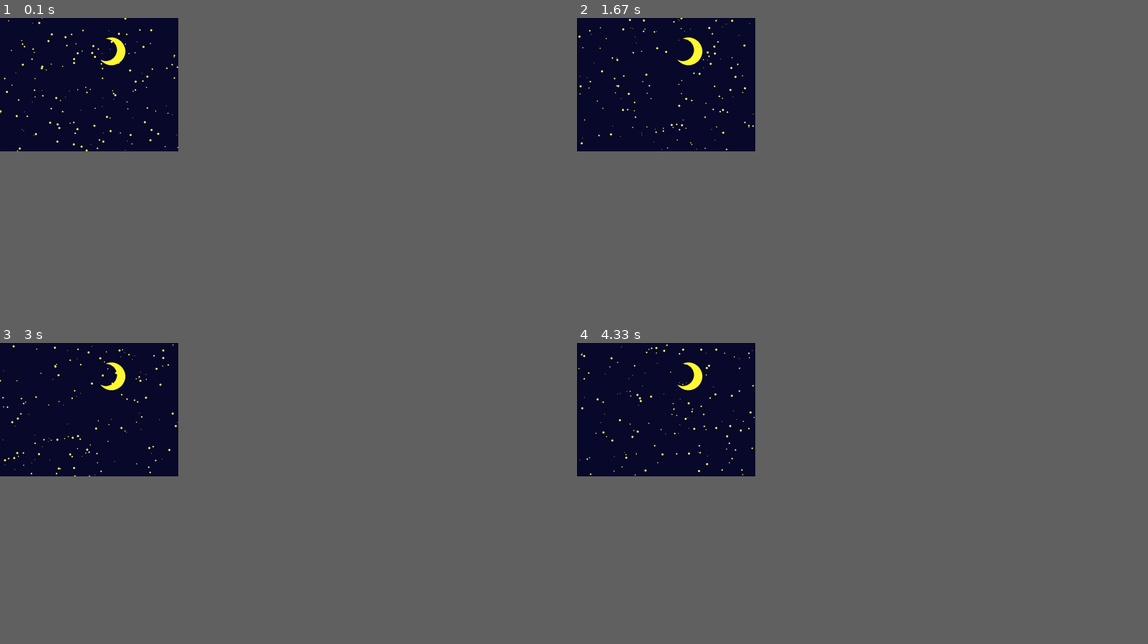
Above: before the commit, frames 1-4 (two rows, left to right).
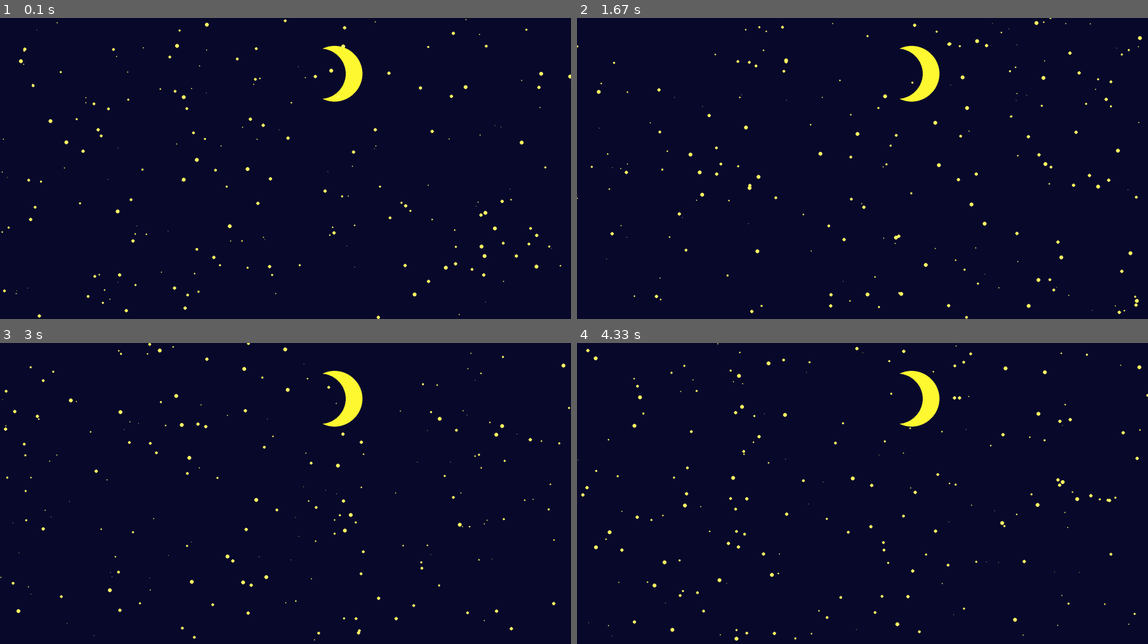
Above: after the commit, the same moments.

Repository: TeenAsher/pygame_study
Game: pygame game, started from study_3.py
The game is run twice, just before and just after one commit, with the same random seed, the same clock (stepped at 60 frames per second) and the same inputs.
Inputs (mouse positions are in pixels of both pictures, inside the frame that each line leads up to):
- Up to frame 1 (0.1 s): no input
- Up to frame 2 (1.67 s): click (862, 168) at 0.38 s; click (868, 189) at 0.78 s; click (685, 123) at 1.2 s; move the mouse to (1073, 273) at 1.5 s
- Up to frame 3 (3 s): click (496, 598) at 1.7 s; click (296, 391) at 2.27 s; move the mouse to (256, 571) at 2.63 s; click (256, 571) at 2.9 s
- Up to frame 4 (4.33 s): move the mouse to (845, 442) at 3.3 s; click (845, 442) at 3.6 s; move the mouse to (782, 430) at 4.03 s
In our replay, the window is 281x210 before the commit and 900x474 after it. These sizes can differ from the game's own. Grey fills any space a smaller window leaves; there, only what the larger window draws over its background counts as a difference.

The runs differ from the first frame. In frame 1, 1.8% of the frame differs, in the area x 0-100%, y 0-100%; in frame 2, 1.8%, in the area x 0-99%, y 0-100%; in frame 3, 1.7%; in frame 4, 1.8%.

Commit message:
study_3 file 6th commit

Diff:
--- a/study_3.py
+++ b/study_3.py
@@ -9,7 +9,7 @@
 
 pygame.init()
 
-screen = pygame.display.set_mode((640, 480), FULLSCREEN, 32)
+screen = pygame.display.set_mode((2048, 1080), FULLSCREEN, 32)
 
 while True:
 
@@ -24,13 +24,13 @@
                 sys.exit()
 
         screen.fill((10, 10, 45))
-        pygame.draw.circle(screen, (255, 250, 50), (400, 120), 50)
-        pygame.draw.circle(screen, (10, 10, 45), (380, 115), 40)
+        pygame.draw.circle(screen, (255, 250, 50), (1200, 200), 100)
+        pygame.draw.circle(screen, (10, 10, 45), (1150, 200), 90)
 
-        for i in range(150):
-            x = random.randint(0, 640)
-            y = random.randint(0, 480)
-            z = random.randrange(1, 5)
+        for i in range(200):
+            x = random.randint(0, 2047)
+            y = random.randint(0, 1079)
+            z = random.randrange(1, 8)
             pygame.draw.circle(screen, (255, 250, 100), (x, y), z)
 
         pygame.mouse.set_visible(False)
